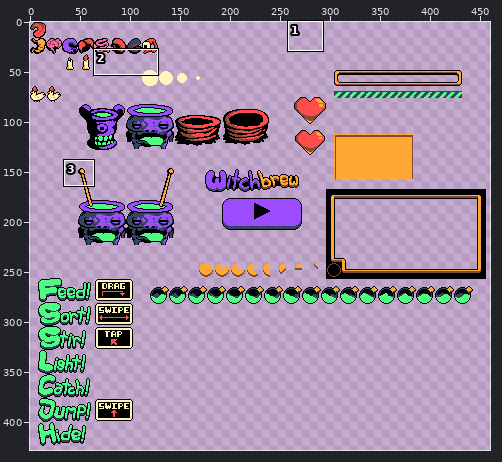
Sprite sheet -- Assets/Common/Sprites/Atlas.png. Above: a wide view before the commit, with the close-up outlined.
Close-up. Before the edit:
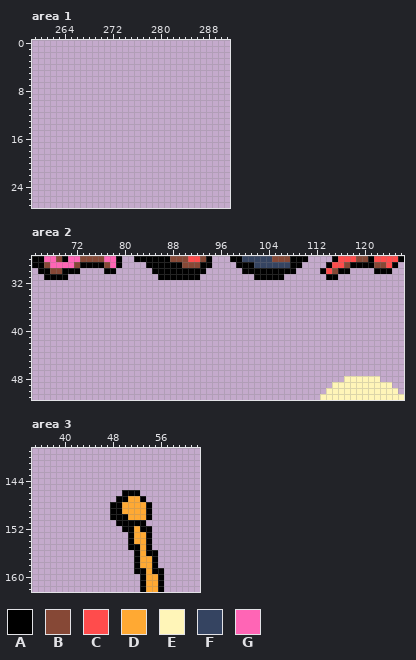
The file is 512x512 pixels. Shown: area 1: x 259..291, y 0..27; area 2: x 65..126, y 28..51; area 3: x 35..62, y 139..162. The wide view leaves out empty margins. The commit also changed other parts of the picture, which this record leaves out.
Palette (. is transparent): A #000000  B #864836  C #ff4c4c  D #ffa933  E #fff5b8  F #354461  G #ff65b5
Pixels before, area 2, first column x 65:
28 AAGGBAGGBBBBGGA..AAAAAABBBCCBA...AAFFFFFBBBAAA....ACCCBBACCCCA
29 AABGGGGBAAAABGA....AAAAAABBBAA....AAAFFFFFFAA....ACCBAAAABBCA.
30 .AABBAAA....AA......AAAAAAAAA......AAAAAAAAA....ACBAA....AAA..
31 ..AAAA...............AAAAAAA.........AAAAA.......AA...........
32 ..............................................................
33 ..............................................................
34 ..............................................................
35 ..............................................................
36 ..............................................................
37 ..............................................................
38 ..............................................................
39 ..............................................................
40 ..............................................................
41 ..............................................................
42 ..............................................................
43 ..............................................................
44 ..............................................................
45 ..............................................................
46 ..............................................................
47 ..............................................................
48 ....................................................EEEEEE....
49 ..................................................EEEEEEEEEE..
50 .................................................EEEEEEEEEEEE.
51 ................................................EEEEEEEEEEEEEE
Pixels before, area 3, first column x 48:
146 ..AAA....
147 .AADDA...
148 AADDDDA..
149 AADDDDA..
150 AAADDDA..
151 .AAAAA...
152 ..AADAA..
153 ...ADDA..
154 ...ADDA..
155 ...AADA..
156 ....ADAA.
157 ....ADDA.
158 ....ADDA.
159 ....AADAA
160 .....ADDA
161 .....ADDA
162 .....ADDA
Once edited:
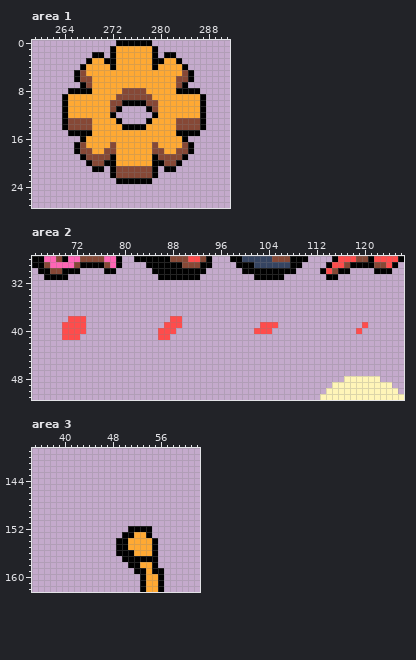
Change:
Area 1:
y 0: x 273..278 ...... -> AAAAAA
y 1: x 272..279 ........ -> ADDDDDDA
y 2: x 269..270 .. -> AA; x 272..279 ........ -> ADDDDDDA; x 281..282 .. -> AA
y 3: x 268..283 ................ -> ADDAADDDDDDAADDA
y 4: x 267..284 .................. -> ADDDDADDDDDDADDDDA
y 5: x 266..285 .................... -> ABDDDDDDDDDDDDDDDDBA
y 6: x 266..285 .................... -> ABBDDDDDDDDDDDDDDBBA
y 7: x 267..284 .................. -> ABDDDDDDDDDDDDDDBA
y 8: x 265..286 ...................... -> AAAADDDDDBBBBDDDDDAAAA
y 9: x 264..287 ........................ -> ADDDDDDDDBBBBBBDDDDDDDDA
y 10: x 264..287 ........................ -> ADDDDDDDBBAAAABBDDDDDDDA
y 11: x 264..273 .......... -> ADDDDDDDBA; x 278..287 .......... -> ABDDDDDDDA
y 12: x 264..272 ......... -> ADDDDDDDA; x 279..287 ......... -> ADDDDDDDA
y 13: x 264..273 .......... -> ABBBBDDDDA; x 278..287 .......... -> ADDDDBBBBA
y 14: x 264..287 ........................ -> ABBBBDDDDDAAAADDDDDBBBBA
y 15: x 265..286 ...................... -> AAAADDDDDDDDDDDDDDAAAA
y 16: x 267..284 .................. -> ADDDDDDDDDDDDDDDDA
y 17: x 266..285 .................... -> ABDDDDBDDDDDDBDDDDBA
y 18: x 266..285 .................... -> ABBDDBBDDDDDDBBDDBBA
y 19: x 267..284 .................. -> ABBBBADDDDDDABBBBA
y 20: x 268..283 ................ -> ABBAADDDDDDAABBA
y 21: x 269..270 .. -> AA; x 272..279 ........ -> ABBBBBBA; x 281..282 .. -> AA
y 22: x 272..279 ........ -> ABBBBBBA
y 23: x 273..278 ...... -> AAAAAA
Area 2:
y 38: x 71..73 ... -> CCC; x 88..89 .. -> CC
y 39: x 70..73 .... -> CCCC; x 87..89 ... -> CCC; x 103..105 ... -> CCC; x 120 . -> C
y 40: x 70..73 .... -> CCCC; x 86..88 ... -> CCC; x 102..104 ... -> CCC; x 119 . -> C
y 41: x 70..72 ... -> CCC; x 86..87 .. -> CC
Area 3:
y 146: x 50..52 AAA -> ...
y 147: x 49..53 AADDA -> .....
y 148..149: x 48..54 AADDDDA -> .......
y 150: x 48..54 AAADDDA -> .......
y 151: x 49..53 AAAAA -> .....
y 152: x 50 A -> .; x 52 D -> A
y 153: x 50 . -> A
y 154: x 49..51 ..A -> AAD; x 54..55 A. -> DA
y 155: x 49..52 ..AA -> AADD; x 54..55 A. -> DA
y 156: x 49..52 ...A -> AAAD; x 54 A -> D
y 157: x 50..51 .. -> AA; x 53..54 DD -> AA
y 158: x 51 . -> A
